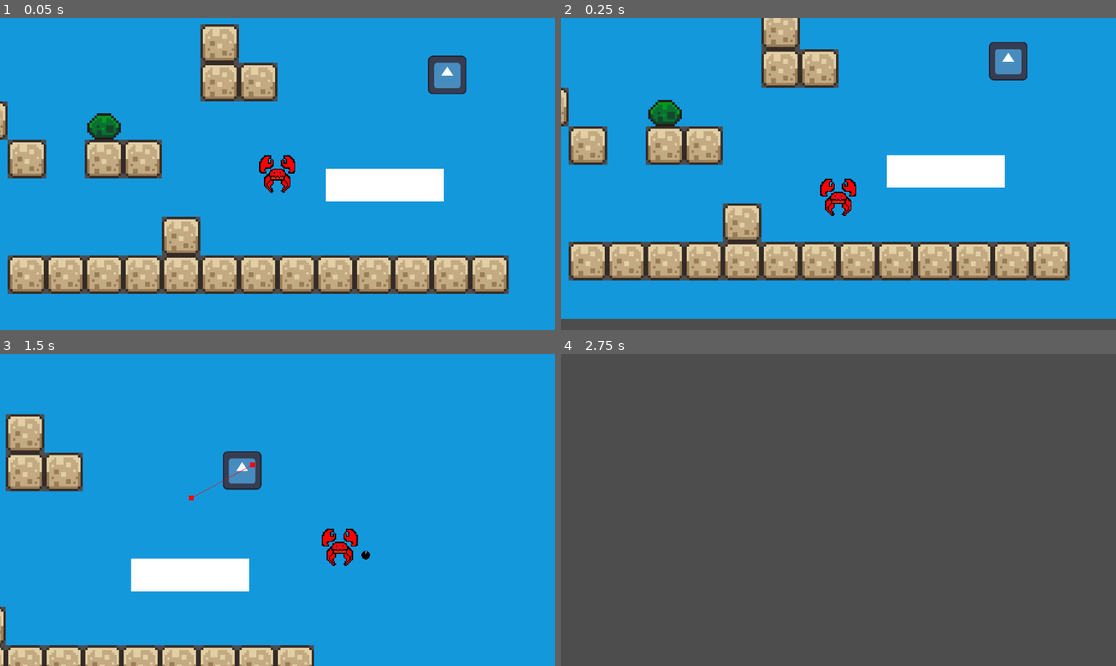
Above: before the commit, frames 1-4 (two rows, left to right).
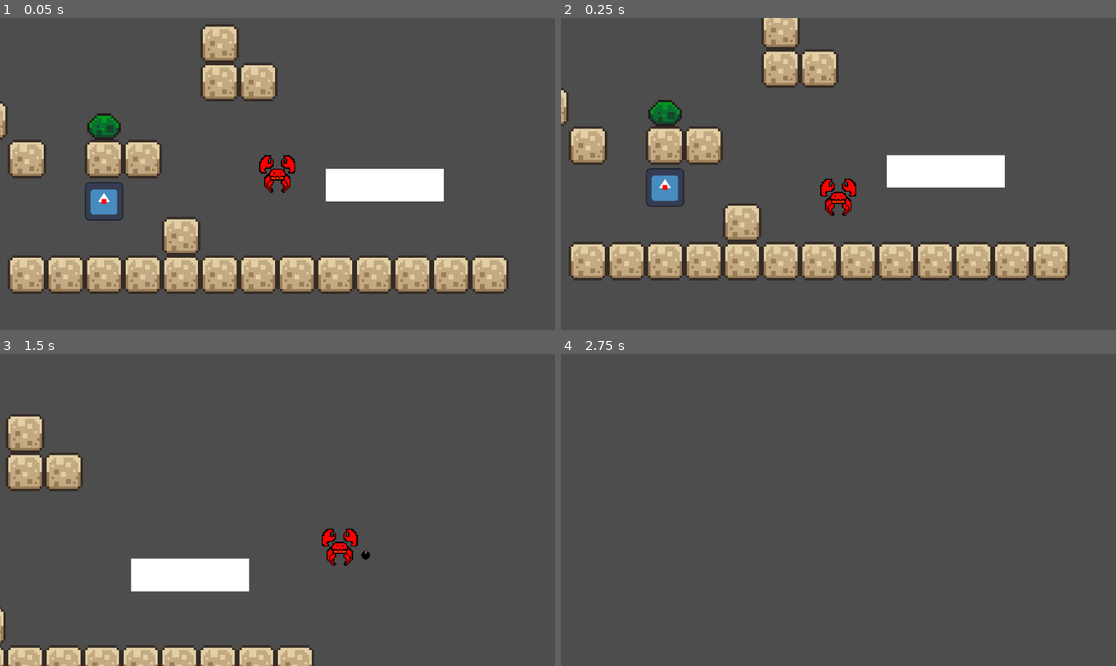
Above: after the commit, the same moments.

Repository: Cyterist/Crabby
Game: Godot game, scene res://scenes/test.tscn
Two runs of this game, one before a commit and one after it. Both use one fixed random seed, a clock stepped at 60 frames per second and the inputs below. The engine's default icon, where the game draws it, is replaced by a stand-in: a white triangle on a blue panel in a dark square.
Inputs:
- Up to frame 1 (0.05 s): no input
- Up to frame 2 (0.25 s): no input
- Up to frame 3 (1.5 s): hold D (move_right) from 0.53 s (still down); tap Space (jump) at 0.6, 0.77, 1.07 s; tap F (dash) at 1.35 s
- Up to frame 4 (2.75 s): tap Space (jump) at 1.52, 1.55, 1.82, 2.1 s; release D (move_right) at 2.03 s; hold A (move_left) from 2.03 s (still down)

The runs differ from the first frame. In frame 1, 79% of the frame differs, in the area x 0-100%, y 0-100%; in frame 2, 76%; in frame 3, 91%; in frame 4, nothing differs.

Commit message:
enemy aggro

Diff:
--- a/Scripts/Player.gd
+++ b/Scripts/Player.gd
@@ -37,8 +37,6 @@
 		velocity.y = JUMP_VELOCITY
 	elif not coyote_timer.is_stopped() and Input.is_action_just_pressed("jump"):
 		velocity.y = JUMP_VELOCITY
-	if Input.is_action_just_pressed("super_jump") and is_on_floor():
-		velocity.y = SUPER_JUMP_VELOCITY
 
 	# Movement
 	var direction = Input.get_axis("move_left", "move_right")
@@ -49,6 +47,10 @@
 			velocity.x = direction * SPEED
 	else:
 		velocity.x = move_toward(velocity.x, 0, SPEED)
+
+	# super jump
+	if Input.is_action_just_pressed("super_jump") and is_on_floor() and direction == 0:
+		velocity.y = SUPER_JUMP_VELOCITY
 
 		# Flip the sprite
 	if direction > 0:
@@ -73,6 +75,7 @@
 	if was_on_floor and not is_on_floor() and not Input.is_action_just_pressed("jump"):
 		coyote_timer.start()
 
+# Timer signals
 func _on_dash_duration_timeout():
 	dash = false
 
--- a/Scripts/enemy.gd
+++ b/Scripts/enemy.gd
@@ -1,19 +1,43 @@
 extends CharacterBody2D
+
+@onready var nav_agent = $NavigationAgent2D
+@onready var path_timer = $Path_timer
 
 const SPEED = 20
 
-@export var player: Node2D
-@onready var nav_agent = $NavigationAgent2D
+var player = null
+var chasing = false
+var dir = 0
 
 
-func _physics_process(_delta: float) -> void:
-	var dir = to_local(nav_agent.get_next_path_position()).normalized()
+
+func _physics_process(_delta):
+	if chasing:
+		dir = to_local(nav_agent.get_next_path_position()).normalized()
+	else:
+		dir = Vector2(0,0)
+
 	velocity = dir * SPEED
+
 	move_and_slide()
 
-func makepath() -> void:
+func makepath():
 	nav_agent.target_position = player.global_position
 
 
 func _on_path_timer_timeout():
 	makepath()
+
+
+func _on_aggro_range_body_entered(body):
+	player = body
+	chasing = true
+	makepath()
+	path_timer.start()
+
+
+func _on_aggro_range_body_exited(body):
+	player = null
+	chasing = false
+
+	path_timer.stop()
--- a/scenes/enemy.tscn
+++ b/scenes/enemy.tscn
@@ -1,10 +1,13 @@
-[gd_scene load_steps=4 format=3 uid="uid://cp5m68gtxbjdj"]
+[gd_scene load_steps=5 format=3 uid="uid://cp5m68gtxbjdj"]
 
 [ext_resource type="Script" path="res://Scripts/enemy.gd" id="1_061td"]
 [ext_resource type="Texture2D" uid="uid://cadv6emb36rmd" path="res://icon.svg" id="2_u7o1d"]
 
 [sub_resource type="CircleShape2D" id="CircleShape2D_2kjny"]
 radius = 15.0
+
+[sub_resource type="CircleShape2D" id="CircleShape2D_3ries"]
+radius = 105.0
 
 [node name="enemy" type="CharacterBody2D"]
 collision_layer = 2
@@ -23,6 +26,15 @@
 debug_enabled = true
 
 [node name="Path_timer" type="Timer" parent="."]
-autostart = true
+wait_time = 0.5
+
+[node name="aggro_range" type="Area2D" parent="."]
+collision_mask = 2
+
+[node name="CollisionShape2D" type="CollisionShape2D" parent="aggro_range"]
+shape = SubResource("CircleShape2D_3ries")
+debug_color = Color(0.995286, 0, 0.207891, 0.42)
 
 [connection signal="timeout" from="Path_timer" to="." method="_on_path_timer_timeout"]
+[connection signal="body_entered" from="aggro_range" to="." method="_on_aggro_range_body_entered"]
+[connection signal="body_exited" from="aggro_range" to="." method="_on_aggro_range_body_exited"]
--- a/scenes/test.tscn
+++ b/scenes/test.tscn
@@ -421,6 +421,7 @@
 layer_0/navigation_enabled = false
 layer_0/tile_data = PackedInt32Array(131066, 131072, 1, 131067, 131072, 1, 131068, 131072, 1, 131069, 131072, 1, 131070 …(543 unchanged characters)…
 layer_1/name = "background"
+layer_1/enabled = false
 layer_1/z_index = -1
 layer_1/tile_data = PackedInt32Array(5, 262144, 10, 4, 262144, 10, 3, 262144, 10, 2, 262144, 10, 1, 262144, 10, 0, 2621 …(5919 unchanged characters)…
 
@@ -440,6 +441,5 @@
 build_mode = 1
 polygon = PackedVector2Array(0.900901, -2.92793, -0.900901, -2.92793, -0.900901, -2.7027, -1.35135, -2.7027, -1.35135,  …(1467 unchanged characters)…
 
-[node name="enemy" parent="." node_paths=PackedStringArray("player") instance=ExtResource("3_q52be")]
-position = Vector2(141, -120)
-player = NodePath("../Player")
+[node name="enemy" parent="." instance=ExtResource("3_q52be")]
+position = Vector2(-144, -15)
Not shown, added: export_presets.cfg
